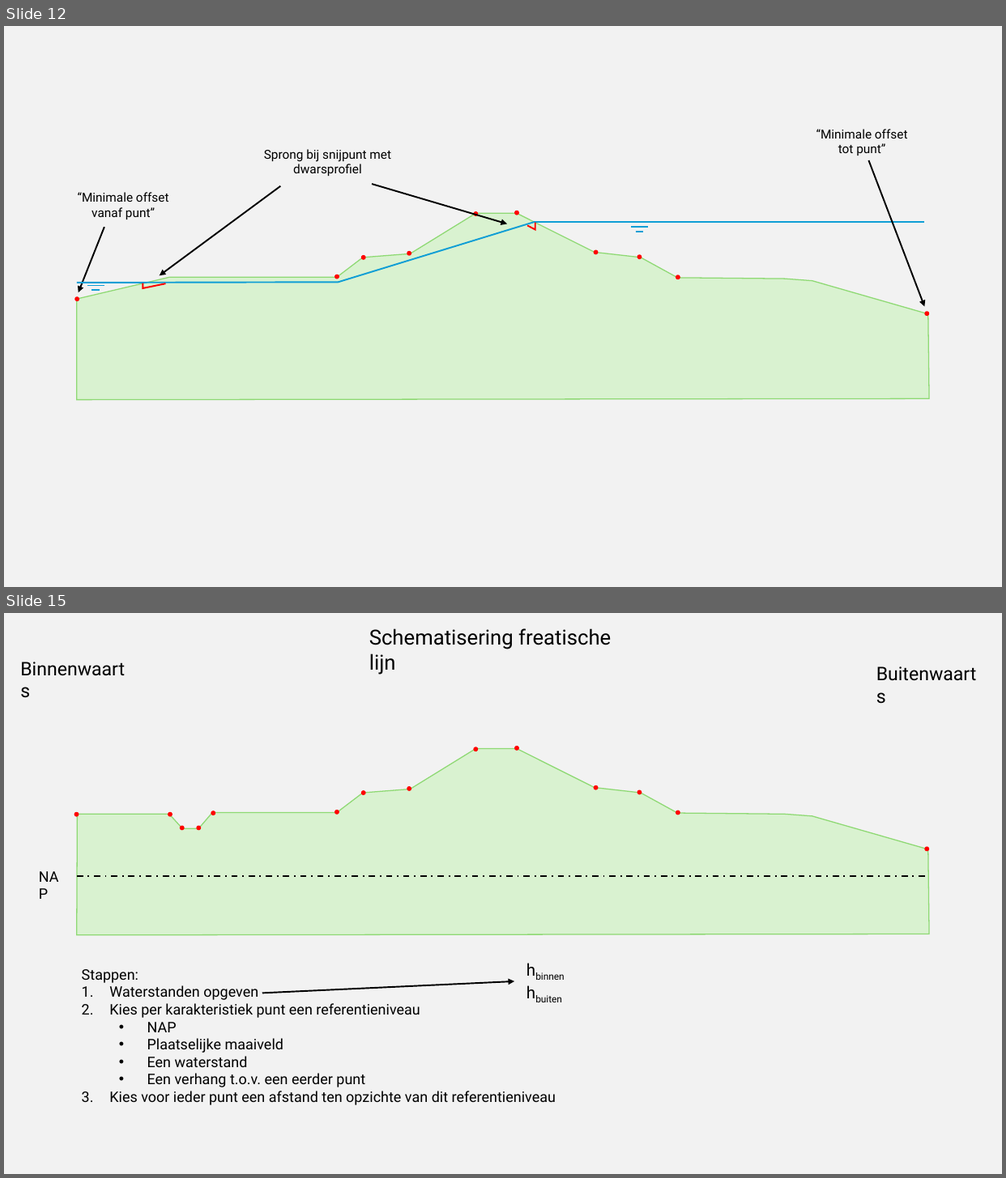
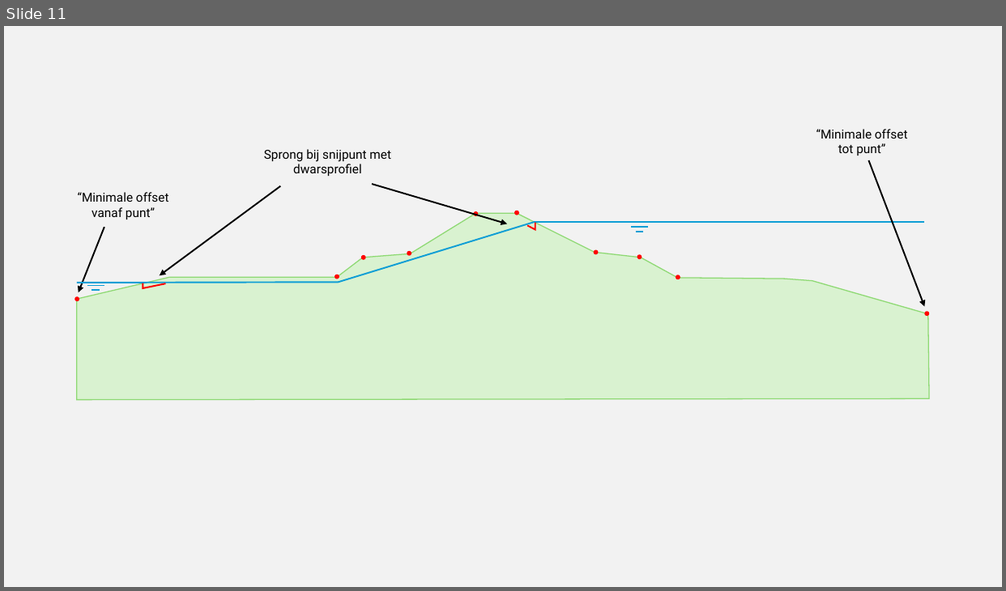
Before and after one commit to scheldestromen/BOLuS, a slide deck: handleiding/Figuren handleiding.pptx. Shown one above the other, each under a label of ours: slides 12 and 15 before the commit, slide 11 after it; the slides between them are not shown. The pictures are 1006x1178 and 1006x591 pixels, drawn with LibreOffice and Linux fonts; fonts in the diff are those of the drawing. Boxes give left, top, right and bottom in pixels: in the first picture for what was removed or moved away, otherwise in the second. Text is boxed around its words. In the diff, an @@ line names an element or a change of style, - is before the commit and + after.

```diff
--- a/handleiding/Figuren handleiding.pptx
+++ b/handleiding/Figuren handleiding.pptx
@@ slide 15 removed at box(4, 613, 1002, 1174), background #F2F2F2 @@
@@ text removed at box(369, 628, 611, 675) @@
-Schematisering freatische lijn
@@ text removed at box(13, 653, 140, 683) @@
-Binnenwaarts
@@ text removed at box(869, 658, 993, 688) @@
-Buitenwaarts
@@ freeform shape removed at box(77, 748, 929, 935) @@
@@ ellipse removed at box(473, 747, 478, 752) @@
@@ ellipse removed at box(514, 746, 519, 750) @@
@@ ellipse removed at box(361, 790, 365, 795) @@
@@ ellipse removed at box(407, 786, 411, 791) @@
@@ ellipse removed at box(594, 786, 599, 790) @@
@@ ellipse removed at box(637, 790, 641, 795) @@
@@ ellipse removed at box(74, 812, 79, 816) @@
@@ ellipse removed at box(168, 812, 172, 816) @@
@@ ellipse removed at box(180, 825, 185, 830) @@
@@ ellipse removed at box(197, 825, 201, 830) @@
@@ ellipse removed at box(211, 811, 215, 815) @@
@@ ellipse removed at box(335, 810, 339, 815) @@
@@ ellipse removed at box(675, 811, 680, 815) @@
@@ ellipse removed at box(925, 846, 929, 851) @@
@@ line removed from (77, 876) to (929, 876) @@
@@ text removed at box(82, 969, 556, 1105) @@
-Stappen:
-1. Waterstanden opgeven
-2. Kies per karakteristiek punt een referentieniveau
-  • NAP
-  • Plaatselijke maaiveld
-  • Een waterstand
-  • Een verhang t.o.v. een eerder punt
-3. Kies voor ieder punt een afstand ten opzichte van dit referentieniveau
@@ text removed at box(519, 956, 599, 1003) @@
-hbinnen
-hbuiten
@@ arrow removed from (262, 994) to (514, 982) @@
@@ text removed at box(147, 1022, 177, 1033) @@
-NAP
@@ what was slide 12 is now slide 11 @@
```
Also in this commit, not shown: 1 slide changed, 21 slides added, 12 other slides removed, 7 other files.
